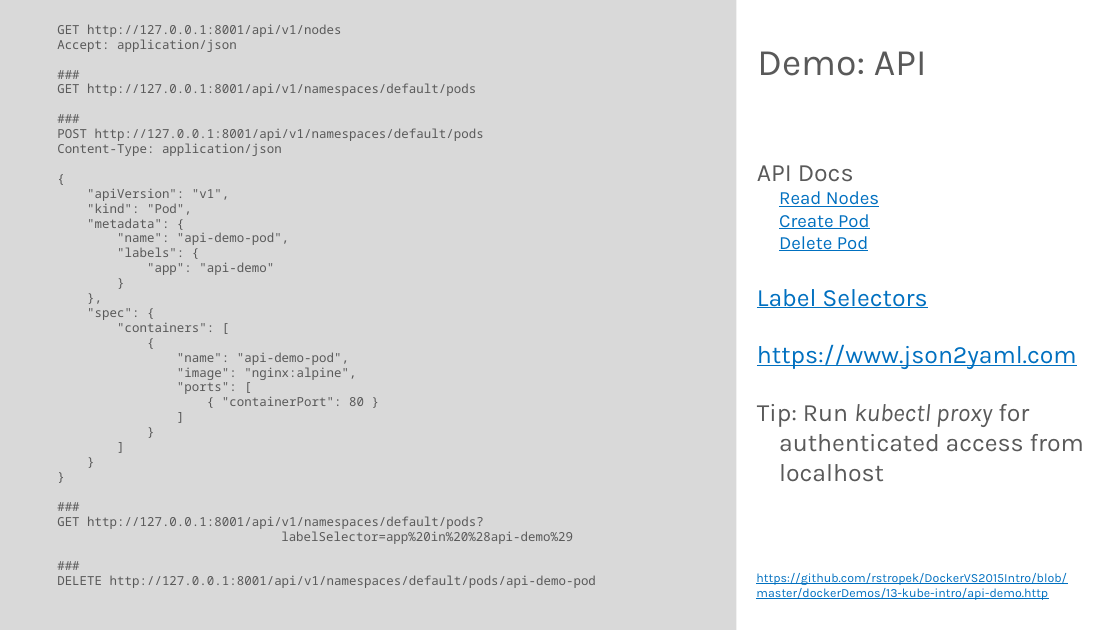
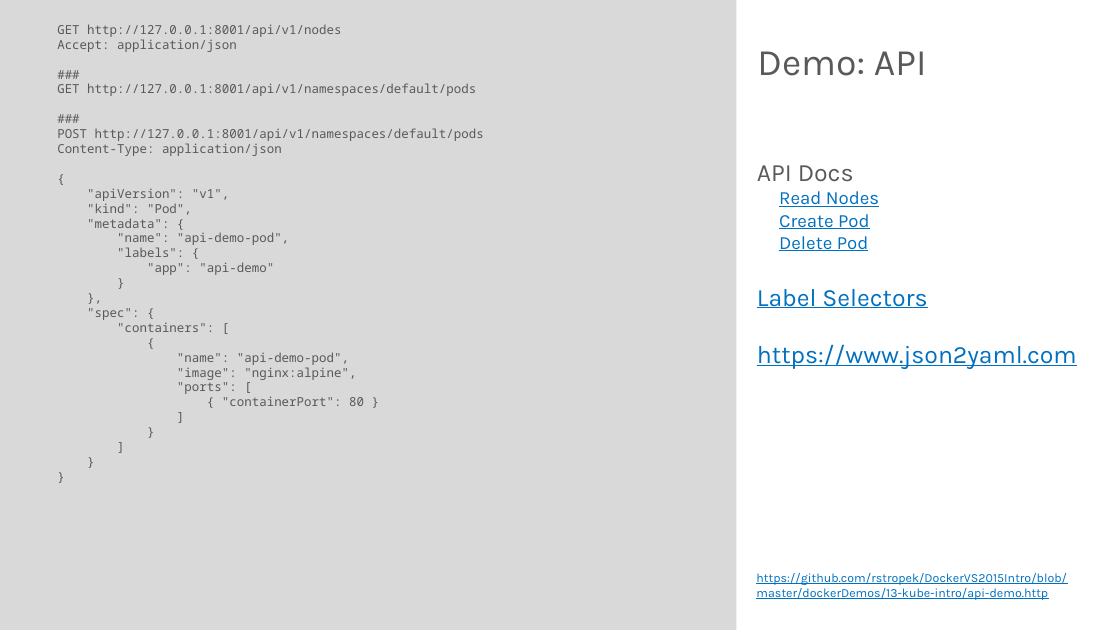
Before and after one commit to rstropek/DockerVS2015Intro, a slide deck: slide 8 of slides/Kubernetes-Workshop.pptx (slide 7 before the commit). Drawn at 1120x630 pixels with LibreOffice and Linux fonts; fonts in the diff are those of the drawing. Boxes give left, top, right and bottom in pixels: in the first picture for what was removed or moved away, otherwise in the second. Text is boxed around its words. In the diff, an @@ line names an element or a change of style, - is before the commit and + after.

```diff
--- a/slides/Kubernetes-Workshop.pptx
+++ b/slides/Kubernetes-Workshop.pptx
@@ text at [757, 404, 1084, 482]: paragraph removed @@
-Tip: Run kubectl proxy for authenticated access from localhost
@@ text at [57, 516, 596, 588]: paragraphs removed @@
-###
-GET http://127.0.0.1:8001/api/v1/namespaces/default/pods?
-labelSelector=app%20in%20%28api-demo%29
-###
-DELETE http://127.0.0.1:8001/api/v1/namespaces/default/pods/api-demo-pod
```
Also in this commit, not shown: 5 other slides changed, 6 slides added, 1 other file.
